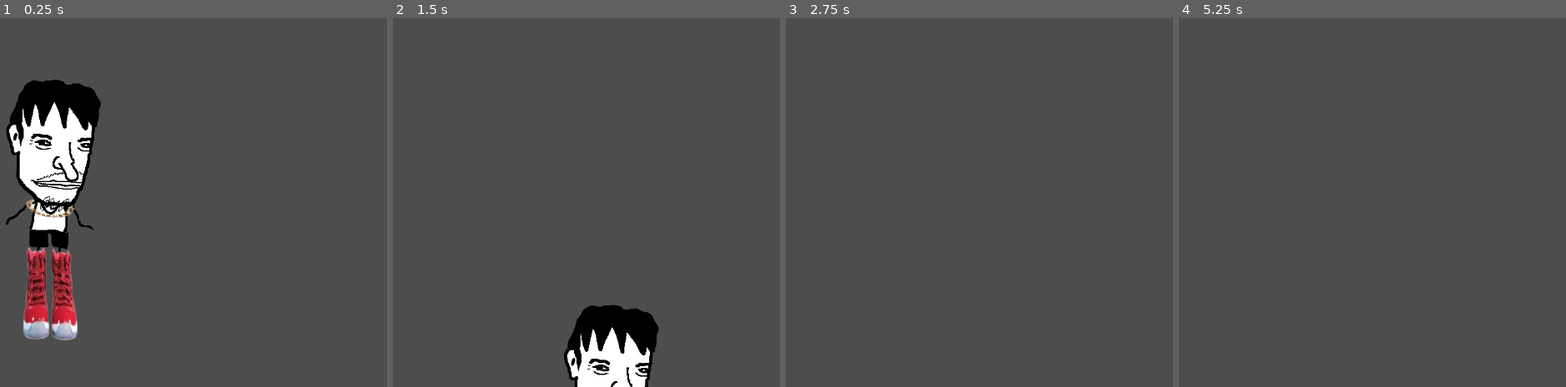
Above: before the commit, frames 1-4 (left to right).
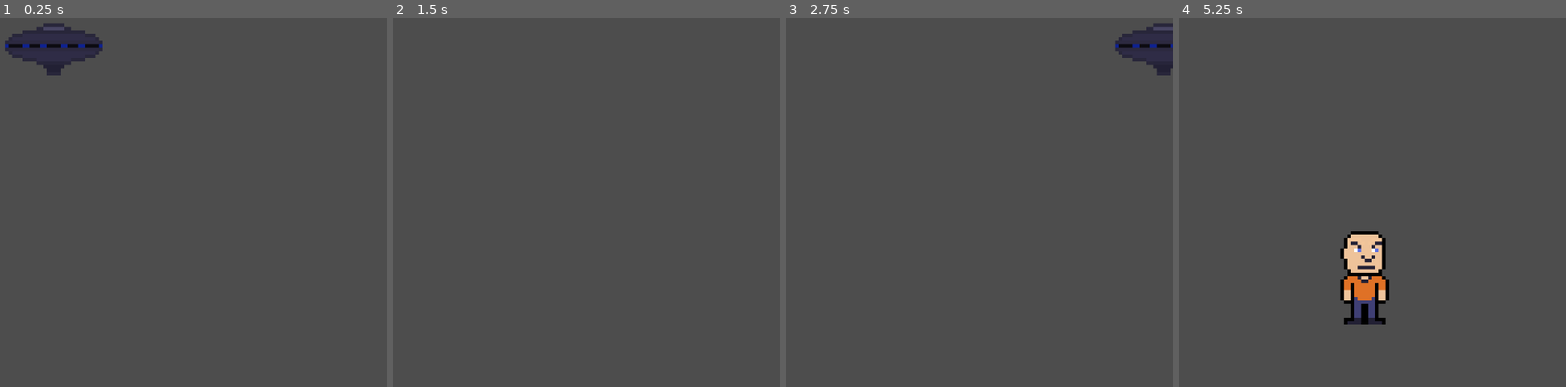
Above: after the commit, the same moments.

Repository: Gregenheimer/untitled-godot-game
Game: Godot game, scene res://scenes/main_scene.tscn
The game is run twice, just before and just after one commit, with the same random seed, the same clock (stepped at 60 frames per second) and the same inputs.
Inputs:
- Up to frame 1 (0.25 s): no input
- Up to frame 2 (1.5 s): tap Enter at 0.5 s; hold Right (Right) from 0.53 s (still down); tap Space (Fall, bound only before the commit) at 0.6, 1.35 s
- Up to frame 3 (2.75 s): tap Space (Fall, bound only before the commit) at 2, 2.1 s; release Right (Right) at 2.03 s; hold A (Left) from 2.03 s (still down)
- Up to frame 4 (5.25 s): release A (Left) at 2.78 s; hold Right (Right) 2.78-4.28 s; tap Space (Fall, bound only before the commit) at 2.85, 3.6, 4.25, 4.35, 5.1 s; tap Enter at 3.5, 5 s; hold A (Left) 4.28-5.03 s; hold Right (Right) from 5.03 s (still down)

The runs differ from the first frame. In frame 1, 12% of the frame differs, in the area x 1-27%, y 1-88%; in frame 2, 4.5%; in frame 3, 1.4%; in frame 4, 2.6%.

Commit message:
added enemy spawning logic and ufo player wip

Diff:
--- a/enemy.gd
+++ /dev/null
@@ -1,15 +0,0 @@
-extends Node2D
-
-
-@onready var hitbox := $Enemy_Hitbox
-
-func _ready() -> void:
-	pass
-
-
-func hitbox_signaled():
-	pass
-
-
-func _process(_delta: float) -> void:
-	pass
--- a/project.godot
+++ b/project.godot
@@ -28,18 +28,20 @@
 }
 Right={
 "deadzone": 0.2,
-"events": [Object(InputEventKey,"resource_local_to_scene":fa …(140 unchanged characters)… d":false,"keycode":0,"physical_keycode":68,"key_label":0,"unicode":100,"location":0,"echo":false,"script":null)
-, Object(InputEventKey,"resource_local_to_scene":false,"reso …(131 unchanged characters)… d":false,"keycode":0,"physical_keycode":4194321,"key_label":0,"unicode":0,"location":0,"echo":false,"script":null)
+"events": [Object(InputEventKey,"resource_local_to_scene":fa …(140 unchanged characters)… d":false,"keycode":0,"physical_keycode":4194321,"key_label":0,"unicode":0,"location":0,"echo":false,"script":null)
+, Object(InputEventKey,"resource_local_to_scene":false,"reso …(131 unchanged characters)… d":false,"keycode":0,"physical_keycode":68,"key_label":0,"unicode":100,"location":0,"echo":false,"script":null)
 ]
 }
-Fall={
+Up={
 "deadzone": 0.2,
-"events": [Object(InputEventKey,"resource_local_to_scene":fa …(140 unchanged characters)… d":false,"keycode":0,"physical_keycode":32,"key_label":0,"unicode":32,"location":0,"echo":false,"script":null)
+"events": [Object(InputEventKey,"resource_local_to_scene":fa …(140 unchanged characters)… d":false,"keycode":0,"physical_keycode":87,"key_label":0,"unicode":119,"location":0,"echo":false,"script":null)
+, Object(InputEventKey,"resource_local_to_scene":false,"resource_name":"","device":-1,"window_id":0,"alt_pressed":false,"shift_pressed":false,"ctrl_pressed":false,"meta_pressed":false,"pressed":false,"keycode":0,"physical_keycode":4194320,"key_label":0,"unicode":0,"location":0,"echo":false,"script":null)
 ]
 }
-Talk={
+Down={
 "deadzone": 0.2,
-"events": [Object(InputEventKey,"resource_local_to_scene":fa …(140 unchanged characters)… d":false,"keycode":0,"physical_keycode":69,"key_label":0,"unicode":101,"location":0,"echo":false,"script":null)
+"events": [Object(InputEventKey,"resource_local_to_scene":fa …(140 unchanged characters)… d":false,"keycode":0,"physical_keycode":83,"key_label":0,"unicode":115,"location":0,"echo":false,"script":null)
+, Object(InputEventKey,"resource_local_to_scene":false,"resource_name":"","device":-1,"window_id":0,"alt_pressed":false,"shift_pressed":false,"ctrl_pressed":false,"meta_pressed":false,"pressed":false,"keycode":0,"physical_keycode":4194322,"key_label":0,"unicode":0,"location":0,"echo":false,"script":null)
 ]
 }
 
--- /dev/null
+++ b/scenes/enemy.tscn
@@ -0,0 +1,79 @@
+[gd_scene load_steps=10 format=3 uid="uid://bxhcxvt6lvbuw"]
+
+[ext_resource type="Texture2D" uid="uid://raailvuulede" path="res://assets/pictures/Man-01-Sprite-Sheet.png" id="1_7p1mj"]
+
+[sub_resource type="AtlasTexture" id="AtlasTexture_md0e3"]
+atlas = ExtResource("1_7p1mj")
+region = Rect2(0, 0, 32, 32)
+
+[sub_resource type="AtlasTexture" id="AtlasTexture_4ra3w"]
+atlas = ExtResource("1_7p1mj")
+region = Rect2(32, 0, 32, 32)
+
+[sub_resource type="AtlasTexture" id="AtlasTexture_5uy6h"]
+atlas = ExtResource("1_7p1mj")
+region = Rect2(160, 0, 32, 32)
+
+[sub_resource type="AtlasTexture" id="AtlasTexture_c4w8v"]
+atlas = ExtResource("1_7p1mj")
+region = Rect2(192, 0, 32, 32)
+
+[sub_resource type="AtlasTexture" id="AtlasTexture_xwavj"]
+atlas = ExtResource("1_7p1mj")
+region = Rect2(64, 0, 32, 32)
+
+[sub_resource type="AtlasTexture" id="AtlasTexture_nenq2"]
+atlas = ExtResource("1_7p1mj")
+region = Rect2(96, 0, 32, 32)
+
+[sub_resource type="SpriteFrames" id="SpriteFrames_7p1mj"]
+animations = [{
+"frames": [{
+"duration": 1.0,
+"texture": SubResource("AtlasTexture_md0e3")
+}, {
+"duration": 1.0,
+"texture": SubResource("AtlasTexture_4ra3w")
+}],
+"loop": true,
+"name": &"Idle",
+"speed": 5.0
+}, {
+"frames": [{
+"duration": 1.0,
+"texture": SubResource("AtlasTexture_5uy6h")
+}, {
+"duration": 1.0,
+"texture": SubResource("AtlasTexture_c4w8v")
+}],
+"loop": true,
+"name": &"Left",
+"speed": 7.0
+}, {
+"frames": [{
+"duration": 1.0,
+"texture": SubResource("AtlasTexture_xwavj")
+}, {
+"duration": 1.0,
+"texture": SubResource("AtlasTexture_nenq2")
+}],
+"loop": true,
+"name": &"Right",
+"speed": 7.0
+}]
+
+[sub_resource type="CapsuleShape2D" id="CapsuleShape2D_7p1mj"]
+radius = 8.0
+
+[node name="Enemy" type="Node2D"]
+
+[node name="Enemy_Animations" type="AnimatedSprite2D" parent="."]
+sprite_frames = SubResource("SpriteFrames_7p1mj")
+animation = &"Idle"
+autoplay = "Idle"
+
+[node name="Enemy_Hitbox_Area" type="Area2D" parent="."]
+
+[node name="Enemy_Hitbox" type="CollisionShape2D" parent="Enemy_Hitbox_Area"]
+position = Vector2(0, 1)
+shape = SubResource("CapsuleShape2D_7p1mj")
--- a/scenes/main_scene.tscn
+++ b/scenes/main_scene.tscn
@@ -1,25 +1,26 @@
-[gd_scene load_steps=5 format=3 uid="uid://crkyjerdubecm"]
+[gd_scene load_steps=4 format=3 uid="uid://crkyjerdubecm"]
 
 [ext_resource type="Script" uid="uid://5t5y81a021h7" path="res://scripts/main_scene.gd" id="1_w2twt"]
-[ext_resource type="AudioStream" uid="uid://dy1xab1rbu7px" path="res://assets/music/aww_music.mp3" id="2_pw63i"]
-[ext_resource type="PackedScene" uid="uid://cvyffc6wgdtso" path="res://scenes/player.tscn" id="3_7ykc4"]
-[ext_resource type="AudioStream" uid="uid://bwvaetxb470jq" path="res://assets/music/SuperMarioLogan Danger Song.mp3" id="3_gubc5"]
+[ext_resource type="PackedScene" uid="uid://2r2y1rnqr700" path="res://scenes/player.tscn" id="3_7ykc4"]
+
+[sub_resource type="TileSet" id="TileSet_rt2n2"]
+physics_layer_0/collision_layer = 1
 
 [node name="Main_Root" type="Node2D"]
 script = ExtResource("1_w2twt")
 
-[node name="Music" type="Node" parent="."]
+[node name="Camera2D" type="Camera2D" parent="."]
+zoom = Vector2(6, 6)
 
-[node name="Happy_Music" type="AudioStreamPlayer2D" parent="Music"]
-stream = ExtResource("2_pw63i")
-autoplay = true
-parameters/looping = true
+[node name="Player" parent="." instance=ExtResource("3_7ykc4")]
+position = Vector2(0, -45)
+speed = 7000.0
 
-[node name="Danger_Music" type="AudioStreamPlayer2D" parent="Music"]
-stream = ExtResource("3_gubc5")
-autoplay = true
-parameters/looping = true
+[node name="Timer" type="Timer" parent="."]
+wait_time = 5.0
+autostart = true
 
-[node name="Camera2D" type="Camera2D" parent="."]
+[node name="TileMapLayer" type="TileMapLayer" parent="."]
+tile_set = SubResource("TileSet_rt2n2")
 
-[node name="Playable_Character" parent="." instance=ExtResource("3_7ykc4")]
+[connection signal="timeout" from="Timer" to="." method="_on_timer_timeout"]
--- a/scenes/player.tscn
+++ b/scenes/player.tscn
@@ -1,42 +1,68 @@
-[gd_scene load_steps=6 format=3 uid="uid://cvyffc6wgdtso"]
+[gd_scene load_steps=10 format=3 uid="uid://2r2y1rnqr700"]
 
-[ext_resource type="Script" uid="uid://brli3llq8vq2n" path="res://scripts/player.gd" id="1_0pvoa"]
-[ext_resource type="Texture2D" uid="uid://d38q8wppgntnl" path="res://assets/pictures/jit_updated1.png" id="2_qhqgy"]
-[ext_resource type="Texture2D" uid="uid://276hygmuh41k" path="res://assets/pictures/jit_updated2.png" id="3_dqkch"]
+[ext_resource type="Script" uid="uid://dodelib8nn6hb" path="res://scripts/player.gd" id="1_0pvoa"]
+[ext_resource type="Texture2D" uid="uid://dpqv2af278g3d" path="res://assets/pictures/Ufo-Sprite-Sheet.png" id="1_3vyb7"]
 
-[sub_resource type="SpriteFrames" id="SpriteFrames_qlg0r"]
+[sub_resource type="AtlasTexture" id="AtlasTexture_g2els"]
+atlas = ExtResource("1_3vyb7")
+region = Rect2(0, 0, 32, 32)
+
+[sub_resource type="AtlasTexture" id="AtlasTexture_qhqgy"]
+atlas = ExtResource("1_3vyb7")
+region = Rect2(0, 0, 32, 32)
+
+[sub_resource type="AtlasTexture" id="AtlasTexture_dqkch"]
+atlas = ExtResource("1_3vyb7")
+region = Rect2(32, 0, 32, 32)
+
+[sub_resource type="AtlasTexture" id="AtlasTexture_qlg0r"]
+atlas = ExtResource("1_3vyb7")
+region = Rect2(64, 0, 32, 32)
+
+[sub_resource type="AtlasTexture" id="AtlasTexture_tuyoq"]
+atlas = ExtResource("1_3vyb7")
+region = Rect2(96, 0, 32, 32)
+
+[sub_resource type="SpriteFrames" id="SpriteFrames_fjrip"]
 animations = [{
 "frames": [{
 "duration": 1.0,
-"texture": ExtResource("2_qhqgy")
+"texture": SubResource("AtlasTexture_g2els")
 }],
 "loop": true,
-"name": &"idle",
+"name": &"Idle",
 "speed": 5.0
 }, {
 "frames": [{
 "duration": 1.0,
-"texture": ExtResource("2_qhqgy")
+"texture": SubResource("AtlasTexture_qhqgy")
 }, {
 "duration": 1.0,
-"texture": ExtResource("3_dqkch")
+"texture": SubResource("AtlasTexture_dqkch")
+}, {
+"duration": 1.0,
+"texture": SubResource("AtlasTexture_qlg0r")
+}, {
+"duration": 1.0,
+"texture": SubResource("AtlasTexture_tuyoq")
 }],
 "loop": true,
-"name": &"talk",
+"name": &"Shoot",
 "speed": 10.0
 }]
 
-[sub_resource type="CapsuleShape2D" id="CapsuleShape2D_0pvoa"]
-radius = 84.0
-height = 492.0
+[sub_resource type="RectangleShape2D" id="RectangleShape2D_3vyb7"]
+size = Vector2(30, 17)
 
-[node name="Playable_Character" type="CharacterBody2D"]
+[node name="Player" type="CharacterBody2D"]
 script = ExtResource("1_0pvoa")
 
-[node name="Sprite2D" type="AnimatedSprite2D" parent="."]
-sprite_frames = SubResource("SpriteFrames_qlg0r")
-animation = &"idle"
-autoplay = "idle"
+[node name="Player_Animations" type="AnimatedSprite2D" parent="."]
+sprite_frames = SubResource("SpriteFrames_fjrip")
+animation = &"Idle"
+autoplay = "Idle"
+frame_progress = 0.68585944
 
-[node name="Hitbox" type="CollisionShape2D" parent="."]
-shape = SubResource("CapsuleShape2D_0pvoa")
+[node name="Player_Hitbox" type="CollisionShape2D" parent="."]
+position = Vector2(0, 1.5)
+shape = SubResource("RectangleShape2D_3vyb7")
--- a/scripts/main_scene.gd
+++ b/scripts/main_scene.gd
@@ -1,16 +1,16 @@
 extends Node2D
 
 
+@onready var enemy := preload("res://scenes/enemy.tscn")
+@onready var enemy_spawn_timer := $Timer
 
-@onready var happy_music := $Music/Happy_Music
-@onready var danger_music := $Music/Danger_Music
+func _on_timer_timeout() -> void:
+	enemy_instance(Vector2(randi_range(-100,100),20))
 
+func enemy_instance(pos):
+	var instance = enemy.instantiate()
+	instance.position = pos
+	self.add_child(instance)
 
-
-func _process(_delta: float) -> void:
-
-	if !Global_Player.falling:
-		danger_music.stream_paused = true
-	else:
-		happy_music.stream_paused = true
-		danger_music.stream_paused = false
+func _ready() -> void:
+	pass
--- a/scripts/player.gd
+++ b/scripts/player.gd
@@ -1,22 +1,15 @@
 extends CharacterBody2D
 
 
-const SPEED := 300.0
-const JUMP_VELOCITY := -400.0
-var falling := false
+@export var speed = 3000.0
 
 
 func _physics_process(delta: float) -> void:
 
-	if Input.is_action_just_pressed("Fall"):
-		falling = true
-	if not is_on_floor() and falling:
-		velocity += get_gravity() * delta
-
 	var direction := Input.get_axis("Left", "Right")
 	if direction:
-		velocity.x = direction * SPEED
+		velocity.x = direction * speed * delta
 	else:
-		velocity.x = move_toward(velocity.x, 0, SPEED)
+		velocity.x = move_toward(velocity.x, 0, speed)
 
 	move_and_slide()
Not shown, removed: assets/music/SuperMarioLogan Danger Song.mp3.import
Not shown, removed: assets/music/aww_music.mp3.import
Binary file added: assets/pictures/Man-01-Sprite-Sheet.png
Not shown, changed: assets/pictures/Man-01-Sprite-Sheet.png.import
Binary file added: assets/pictures/Ufo-Sprite-Sheet.png
Not shown, changed: assets/pictures/Ufo-Sprite-Sheet.png.import
Binary file removed: assets/pictures/jit_updated1.png
Binary file removed: assets/pictures/jit_updated2.png
Not shown, removed: enemy.gd.uid
Not shown, changed: scripts/player.gd.uid
Not shown, removed: assets/music/SuperMarioLogan Danger Song.mp3
Not shown, removed: assets/music/aww_music.mp3
